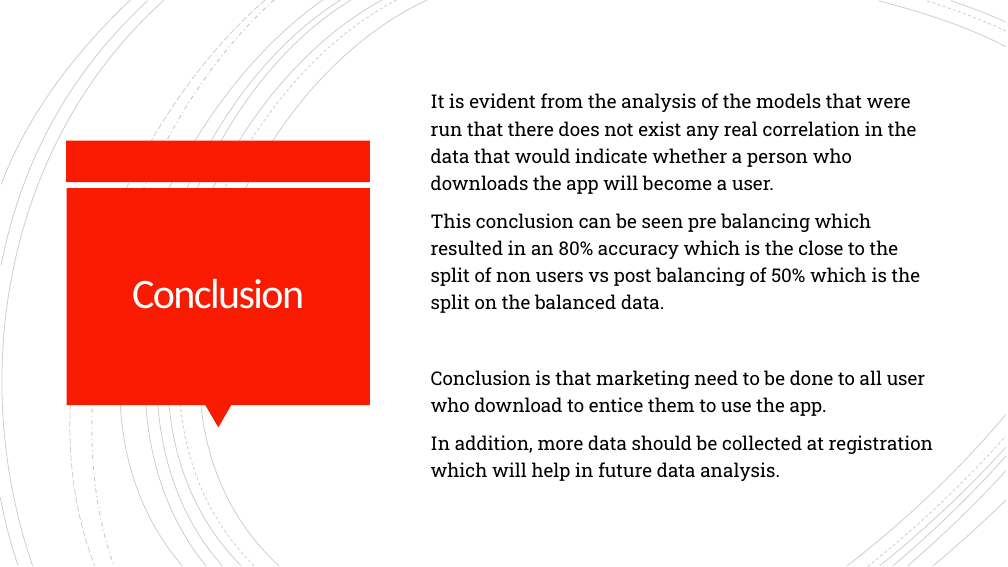
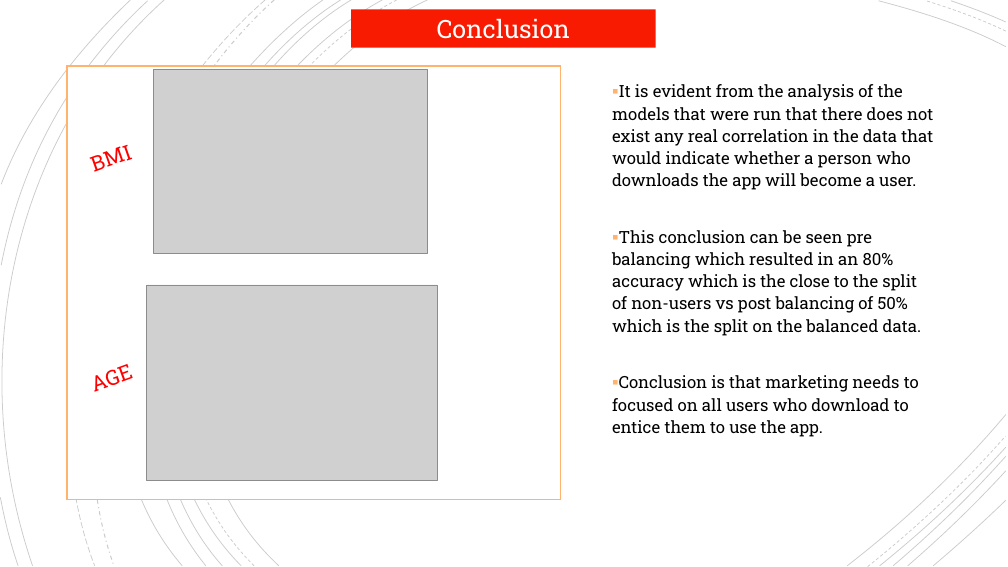
Before and after one commit to adamk6/codingDojoFinalProject, a slide deck: slide 13 of Coding Dojo - Final Project - Adam Kolodny.pptx. Drawn at 1008x567 pixels with LibreOffice and Linux fonts; fonts in the diff are those of the drawing; grey boxes stand for pictures. Boxes give left, top, right and bottom in pixels: in the first picture for what was removed or moved away, otherwise in the second. Text is boxed around its words. In the diff, an @@ line names an element or a change of style, - is before the commit and + after.

Commit message:
Add files via upload
FINAL VERSION of Powerpoint presentation

```diff
--- a/Coding Dojo - Final Project - Adam Kolodny.pptx
+++ b/Coding Dojo - Final Project - Adam Kolodny.pptx
@@ rectangle added at [0, 0, 1008, 567], fill #FFFFFF @@
@@ group removed at [0, 0, 1006, 567]: 14 freeform shapes @@
@@ group added at [0, 0, 1006, 567]: 12 freeform shapes @@
@@ group added at [0, 0, 1006, 567]: 14 freeform shapes @@
@@ rectangle "Conclusion": place and size @@
-rectangle "Conclusion" at [132, 279, 304, 309]
+rectangle "Conclusion" at [351, 9, 656, 47]
@@ rectangle "Conclusion" at [351, 9, 656, 47]: size 40 to 24 pt, font Calibri to Roboto Slab, text colour #FFFEFF to #FFFFFF, letter spacing -1.5 to 0 pt; line spacing 0.85 to 1; vertical alignment middle to top; fill none to #F81B02 @@
@@ rectangle added at [67, 66, 560, 500], fill #FFFFFF, outline #FFB36E 1.5 pt @@
@@ picture added at [153, 70, 427, 254] @@
@@ text "It is evident from the ...": place and size @@
-text "It is evident from the ..." at [431, 93, 933, 481]
+text "It is evident from the ..." at [612, 84, 933, 437]
@@ text at [612, 84, 933, 190]: size 18 to 16 pt in "It is evident from the analysis of ..."; bullet none to ▪; line spacing 1.2 to 1.1; less space between paragraphs @@
@@ rectangle removed at [67, 141, 371, 182] @@
@@ text added at [79, 131, 147, 183], 20 pt, text #FF0000 @@
+BMI
@@ rectangle removed at [67, 188, 370, 405] @@
@@ text at [612, 230, 921, 437]: text changed; size 18 to 16 pt @@
-This conclusion can be seen pre balancing which resulted in an 80% accuracy which is the close to the split of non users vs post balancing of 50% which is the split on the balanced data.
-Conclusion is that marketing need to be done to all user who download to entice them to use the app.
-In addition, more data should be collected at registration which will help in future data analysis.
+▪ This conclusion can be seen pre balancing which resulted in an 80% accuracy which is the close to the split of non-users vs post balancing of 50% which is the split on the balanced data.
+▪ Conclusion is that marketing needs to focused on all users who download to entice them to use the app.
@@ picture added at [147, 285, 437, 480] @@
@@ text added at [94, 364, 134, 392], 20 pt, text #FF0000 @@
+AGE
@@ triangle removed at [205, 405, 231, 428] @@
```
Also in this commit, not shown: 4 other slides changed.
